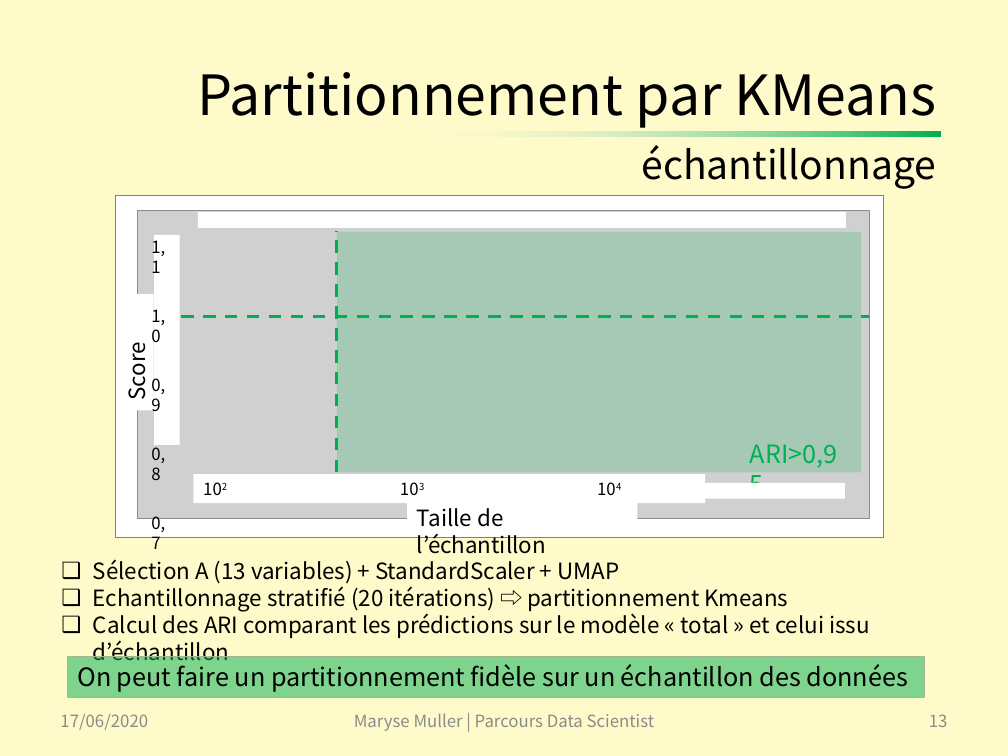
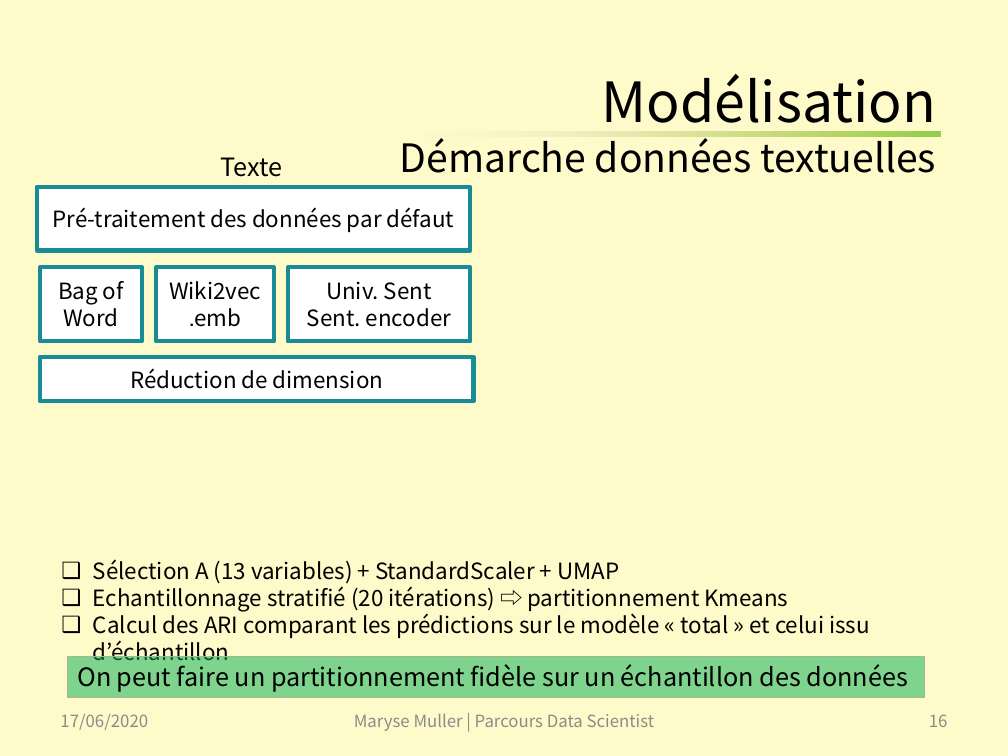
Before and after one commit to SmellyArmure/OC_DS_Project6, a slide deck: slide 16 of PRESENTATION/Projet6.pptx (slide 13 before the commit). Drawn at 1008x756 pixels with LibreOffice and Linux fonts; fonts in the diff are those of the drawing; grey boxes stand for pictures. Boxes give left, top, right and bottom in pixels: in the first picture for what was removed or moved away, otherwise in the second. Text is boxed around its words. In the diff, an @@ line names an element or a change of style, - is before the commit and + after.

```diff
--- a/PRESENTATION/Projet6.pptx
+++ b/PRESENTATION/Projet6.pptx
@@ title at [400, 74, 937, 173]: text changed; size 39.6 to 27.9 pt @@
-Partitionnement par KMeans
-échantillonnage
+Modélisation
+Démarche données textuelles
@@ rectangle at [421, 132, 940, 137]: fill gradient #00B050 to #EEF2EA to gradient #FFC000 to #EEF2EA @@
@@ rectangle added at [421, 132, 940, 137], fill gradient #92D050 to #EEF2EA @@
@@ text added at [220, 157, 282, 177], 18 pt, text #000000 @@
+Texte
@@ rectangle added at [36, 186, 470, 250], fill #FFFFFF, outline #198B97 3 pt, 16 pt, text #000000 @@
+Pré-traitement des données par défaut
@@ rectangle added at [40, 267, 142, 341], fill #FFFFFF, outline #198B97 3 pt, 16 pt, text #000000 @@
+Bag of Word
@@ rectangle added at [156, 267, 273, 341], fill #FFFFFF, outline #198B97 3 pt, 16 pt, text #000000 @@
+Wiki2vec emb.
@@ rectangle added at [287, 267, 470, 341], fill #FFFFFF, outline #198B97 3 pt, 16 pt, text #000000 @@
+Univ. Sent Sent. encoder
@@ rectangle added at [40, 357, 474, 401], fill #FFFFFF, outline #198B97 3 pt, 16 pt, text #000000 @@
+Réduction de dimension
@@ group removed at [115, 196, 883, 549]: 8 rectangles, 2 lines, 2 texts, 1 picture @@
-ARI>0,95
-Taille de l’échantillon
-Score ARI
-1,1
-1,0
-0,9
-0,8
-0,7
-102 103 104
@@ page number at [929, 714, 948, 727]: text changed @@
-13
+16
```
Also in this commit, not shown: 7 other slides changed, 11 slides added, 18 slides removed, 7 other files.
